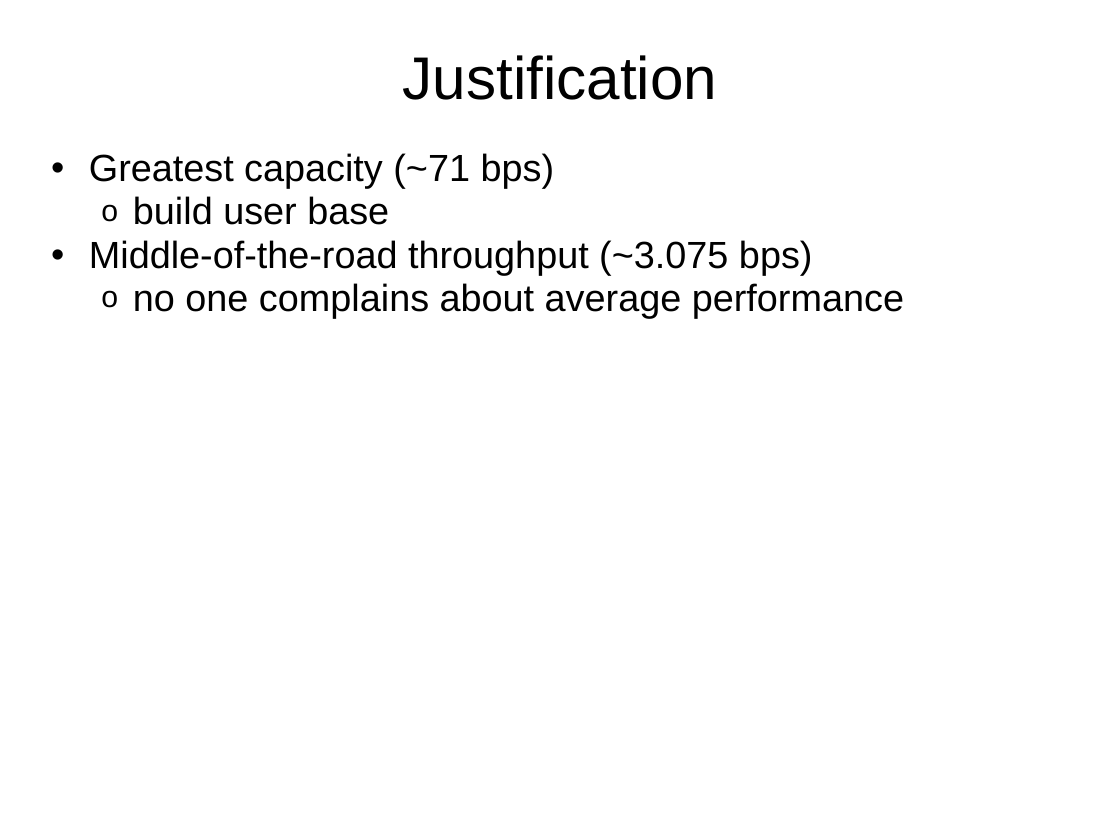
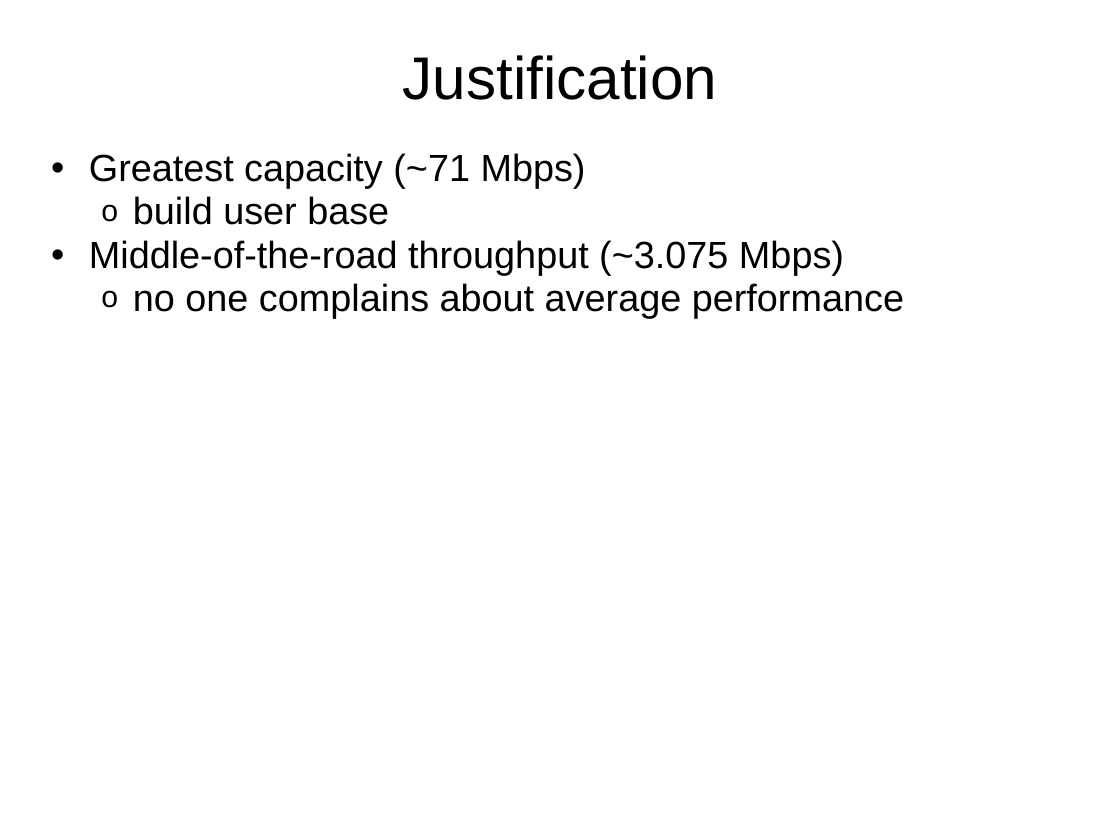
Before and after one commit to eignerchris/wwan-project1, a slide deck: slide 12 of 1_2_Mile_Deployment_Simulation.ppt. Drawn at 1120x840 pixels with LibreOffice and Linux fonts; fonts in the diff are those of the drawing. Boxes give left, top, right and bottom in pixels: in the first picture for what was removed or moved away, otherwise in the second. Text is boxed around its words. In the diff, an @@ line names an element or a change of style, - is before the commit and + after.

Commit message:
new ppt

```diff
--- a/1_2_Mile_Deployment_Simulation.ppt
+++ b/1_2_Mile_Deployment_Simulation.ppt
@@ text at [89,153,586,189]: text changed @@
-  • Greatest capacity (~71 bps)
+  • Greatest capacity (~71 Mbps)
@@ text at [89,240,844,275]: text changed @@
-  • Middle-of-the-road throughput (~3.075 bps)
+  • Middle-of-the-road throughput (~3.075 Mbps)
```
Also in this commit, not shown: 5 other slides changed.
